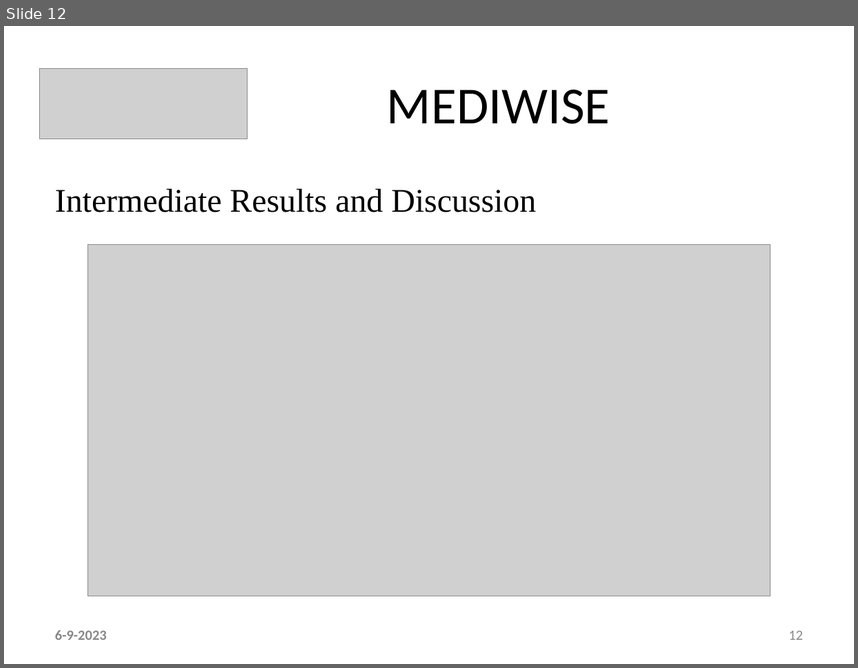
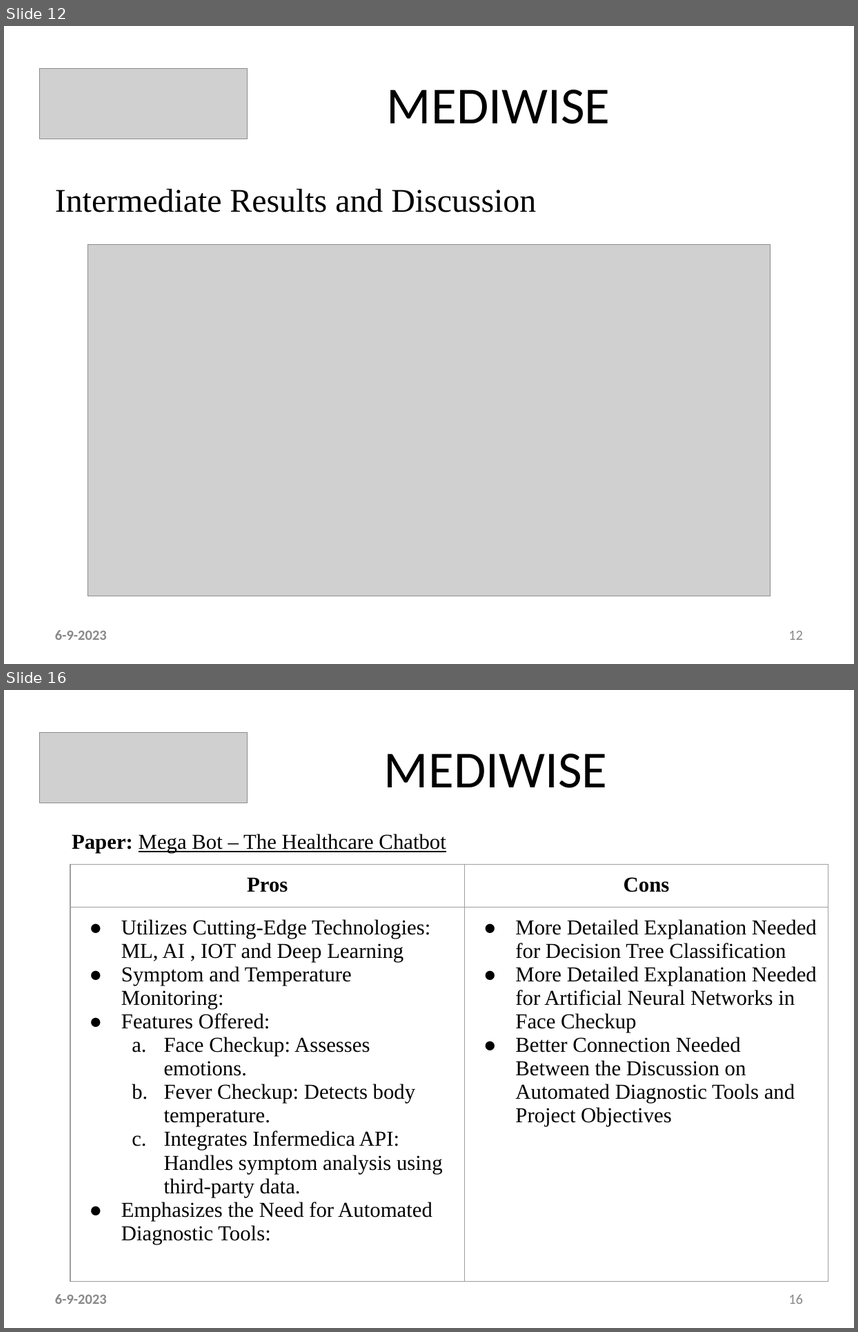
Before and after one commit to ani23-11/MediWise, a slide deck: ppt & references/Main - Ctech PPT Template.pptx. Shown one above the other, each under a label of ours: slide 12 before the commit, slides 12 and 16 after it; the slides between them are not shown. The pictures are 858x668 and 858x1332 pixels, drawn with LibreOffice and Linux fonts; fonts in the diff are those of the drawing; grey boxes stand for pictures. Boxes give left, top, right and bottom in pixels: in the first picture for what was removed or moved away, otherwise in the second. Text is boxed around its words. In the diff, an @@ line names an element or a change of style, - is before the commit and + after.

Commit message:
algorithms1 & ppt_pros_cons

```diff
--- a/ppt & references/Main - Ctech PPT Template.pptx
+++ b/ppt & references/Main - Ctech PPT Template.pptx
@@ slide 16 added at bbox=[4, 690, 854, 1328], background #FFFFFF @@
@@ picture added at bbox=[40, 733, 248, 803] @@
@@ text added at bbox=[384, 753, 607, 788], 44 pt, text #000000 @@
+MEDIWISE
@@ text added at bbox=[72, 834, 446, 853], 18 pt, text #000000, underline @@
+Paper: Mega Bot – The Healthcare Chatbot
@@ table added at bbox=[70, 865, 829, 1247], 2 rows, 2 columns @@
+Pros | Cons
+Utilizes Cutting-Edge Technologies: / ML, AI , IOT and Deep Learning / Symptom and Temperature Monitoring: / Features Offered: / Face Checkup: Assesses emotions. / Fever Checkup: Detects body temperature. / Integrates Infermedica API: Handles symptom analysis using third-party data. / Emphasizes the Need for Automated Diagnostic Tools: | More Detailed Explanation Needed for Decision Tree Classification / More Detailed Explanation Needed for Artificial Neural Networks in Face Checkup / Better Connection Needed Between the Discussion on Automated Diagnostic Tools and Project Objectives
@@ text added at bbox=[55, 1294, 107, 1303], 12 pt, text #888888, bold @@
+6-9-2023
@@ page number added at bbox=[789, 1294, 803, 1303], 12 pt, text #888888 @@
+16
```
Also in this commit, not shown: 4 slides changed, 21 other slides added, 2 slides removed, 2 other files.
